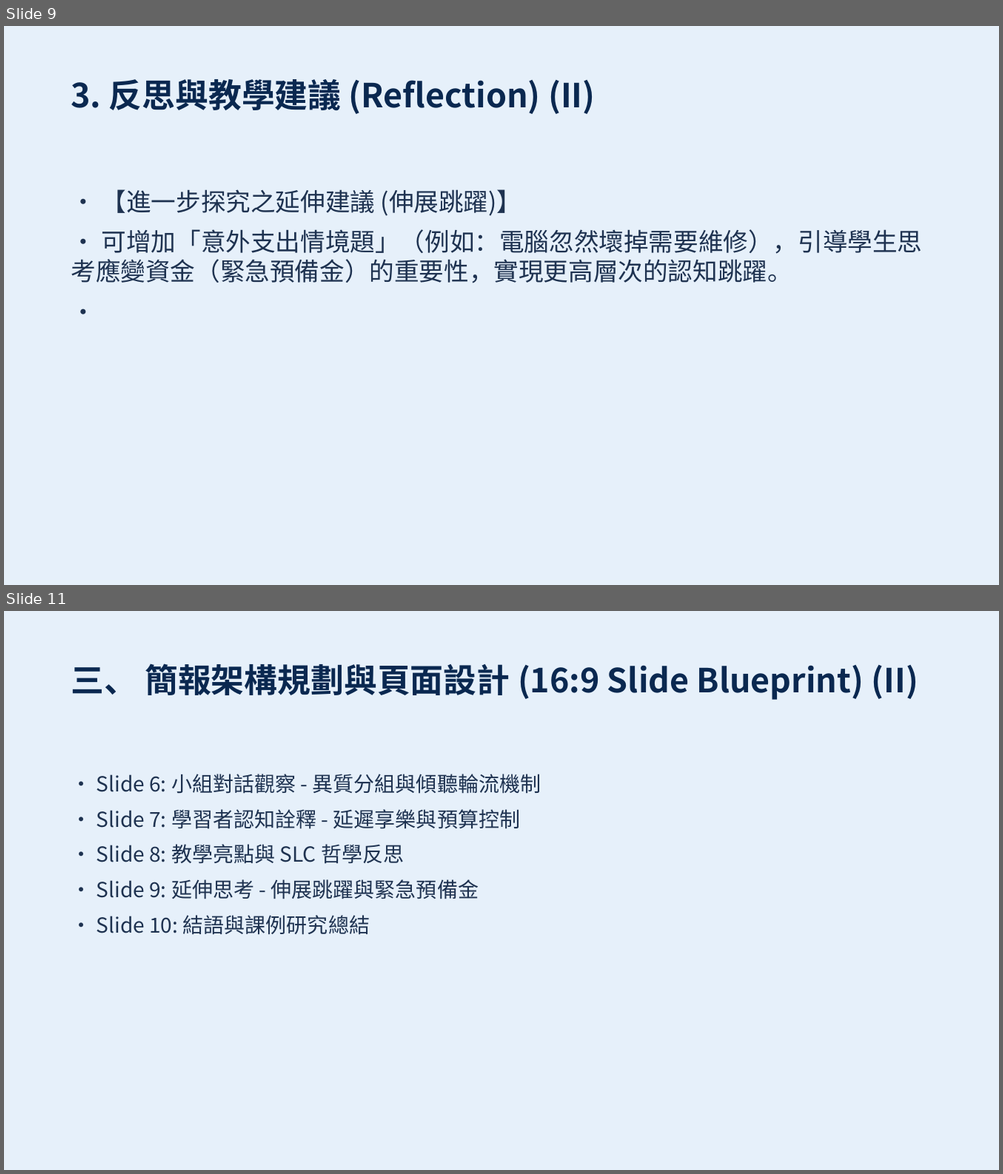
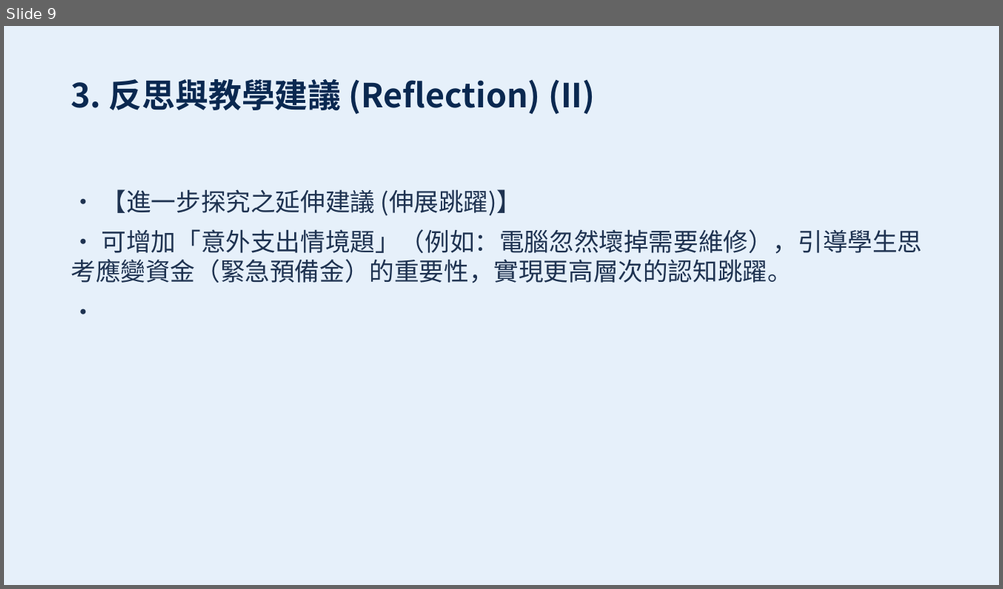
Before and after one commit to sspsapin5566/slc-5th-grade-social-study, a slide deck: output/slides.pptx. Shown one above the other, each under a label of ours: slides 9 and 11 before the commit, slide 9 after it; the slides between them are not shown. The pictures are 1003x1174 and 1003x589 pixels, drawn with LibreOffice and Linux fonts; fonts in the diff are those of the drawing. Boxes give left, top, right and bottom in pixels: in the first picture for what was removed or moved away, otherwise in the second. Text is boxed around its words. In the diff, an @@ line names an element or a change of style, - is before the commit and + after.

Commit message:
fix: remove image on slide 5 and delete redundant slides 10-11

```diff
--- a/output/slides.pptx
+++ b/output/slides.pptx
@@ slide 11 removed at (4,611,999,1170), background #E6F0FA @@
@@ text removed at (71,664,918,700) @@
-三、 簡報架構規劃與頁面設計 (16:9 Slide Blueprint) (II)
@@ text removed at (96,774,540,935) @@
-• Slide 6: 小組對話觀察 - 異質分組與傾聽輪流機制
-• Slide 7: 學習者認知詮釋 - 延遲享樂與預算控制
-• Slide 8: 教學亮點與 SLC 哲學反思
-• Slide 9: 延伸思考 - 伸展跳躍與緊急預備金
-• Slide 10: 結語與課例研究總結
```
Also in this commit, not shown: 1 slide changed, 2 other slides removed, 4 other files.
